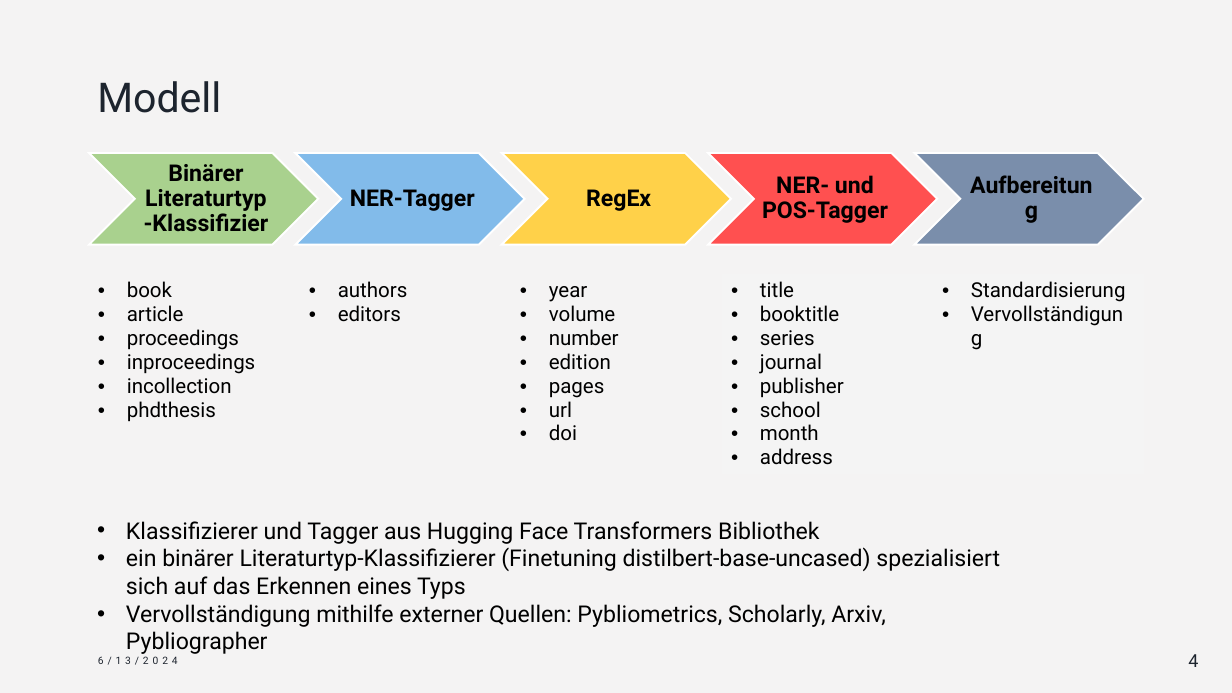
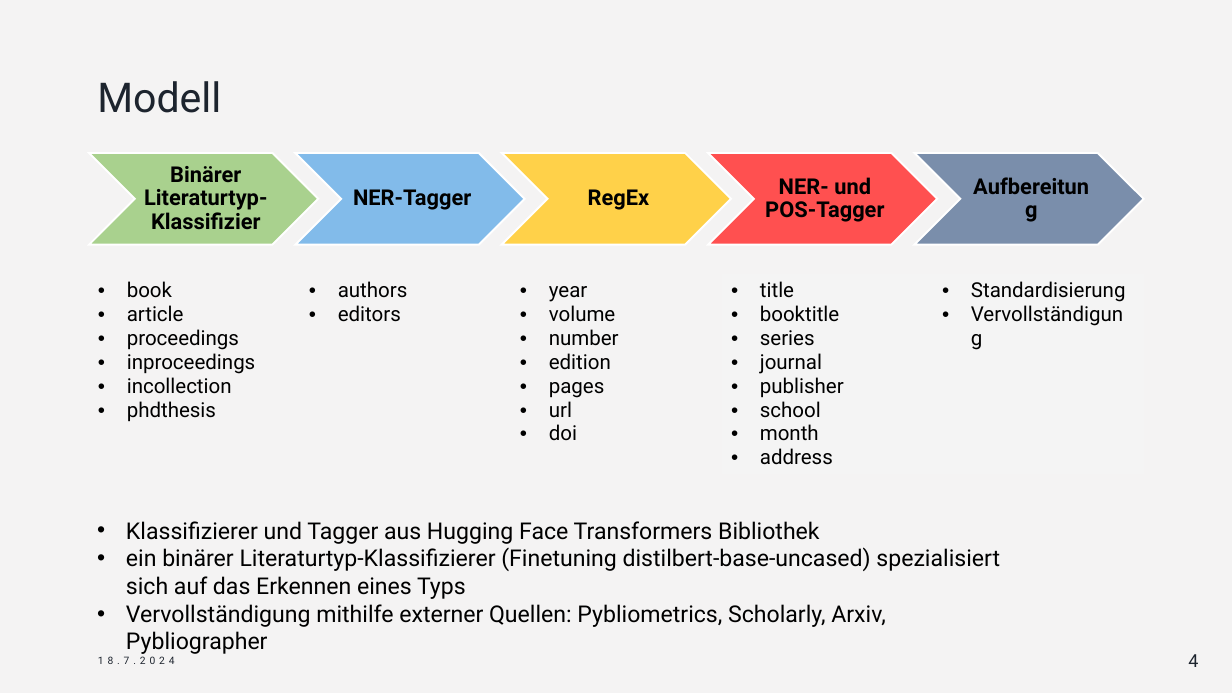
Before and after one commit to LaGit93/bibTexConverter_FaPra63065, a slide deck: slide 4 of Dokumente/Abschlussdemo_Bibtex_Konverter.pptx. Drawn at 1232x693 pixels with LibreOffice and Linux fonts; fonts in the diff are those of the drawing. Boxes give left, top, right and bottom in pixels: in the first picture for what was removed or moved away, otherwise in the second. Text is boxed around its words. In the diff, an @@ line names an element or a change of style, - is before the commit and + after.

```diff
--- a/Dokumente/Abschlussdemo_Bibtex_Konverter.pptx
+++ b/Dokumente/Abschlussdemo_Bibtex_Konverter.pptx
@@ size 18 to 17 pt in 5 elements at <box>144,166,267,230</box>, <box>353,189,471,210</box>, <box>588,189,650,210</box>, <box>765,177,884,222</box>, <box>960,153,1098,245</box> @@
@@ text at <box>98,656,175,664</box>: text changed @@
-6/13/2024
+18.7.2024
```
Also in this commit, not shown: 5 other slides changed, 2 slides added, 1 slide removed.
